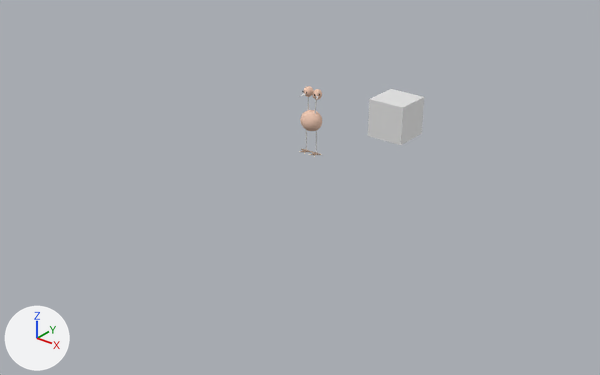
Two versions of the Blender file doduoNoParticles.blend, one commit apart.
The view is the same before and after, from a camera (50 mm lens) standing at (24.3, -31.1, 17.1) and looking at (0.6, -1.4, -1.3). The axes (+X, +Y, +Z) are drawn at lower left. The lights are the same throughout.
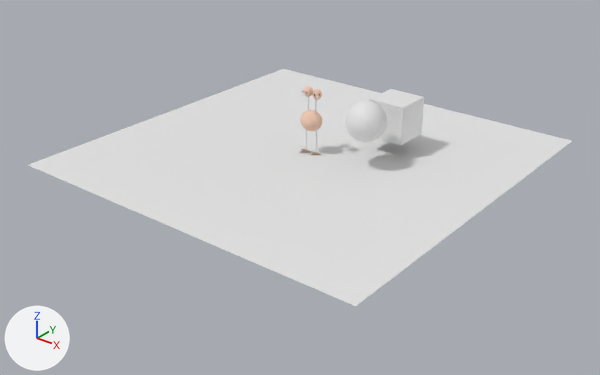
The change, as a list of edits to the scene's bpy script:
```text
Add me_plane:
    me_plane.from_pydata([(-10.0, -10.0, 0.0), (10.0, -10.0, 0.0), (-10.0, 10.0, 0.0), (10.0, 10.0, 0.0)], [], [(0, 1, 3, 2)])
Add me_sphere_008:
    me_sphere_008.from_pydata(...)  # a UV sphere (32 segments, 16 rings, poles along z) spanning x -1.0..1.0, y -1.0..1.0, z -1.0..1.0
Add ob_plane:
    ob_plane = bpy.data.objects.new('Plane', me_plane)
    ob_plane.location = (0.0, 0.0, 0.0)
Add ob_sphere:
    ob_sphere = bpy.data.objects.new('Sphere', me_sphere_008)
    ob_sphere.location = (3.24, 0.32, 2.4)
```

Location of each change, (x1, y1, x2, y2) in pixels of the pictures (600 x 375 px):
'Plane', added: after (28, 69, 572, 306)
'Sphere', added: after (345, 101, 387, 142)
